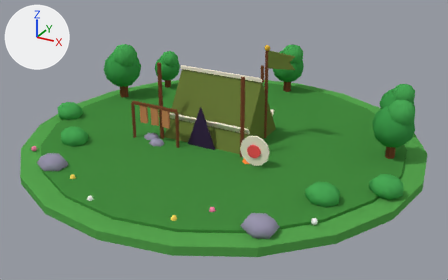
The Blender file blender/models/bld_chasse_1.blend: old version first, new version second.
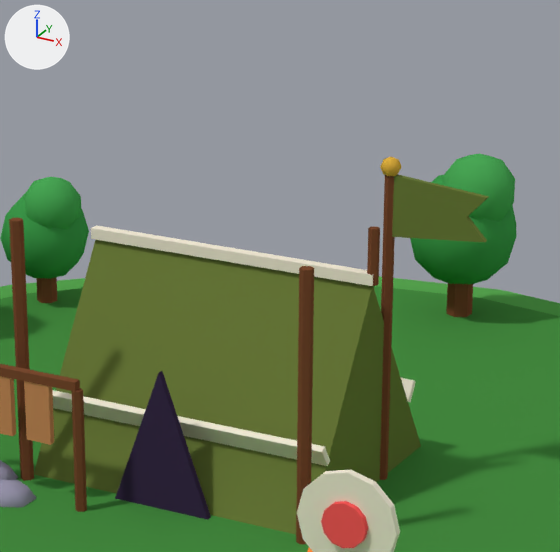
Each version appears first whole from a 50 mm camera at (8.68, -15.75, 7.83) aimed at (0.32, -0.54, 0.22), and next in a close-up on the part from 34% to 71% of the width and 0% to 57% of the height. The lights are fixed; the arrows at upper left show +X, +Y and +Z. The older version's two pictures come first.

Objects in the first close-up: 'box', 'box.001', 'cyl', 'cyl.001', 'cyl.008', 'ground2', 'opening', 'poly', 'sph.007', 'sph.011', 'sph.012', 'tent' and 15 more.
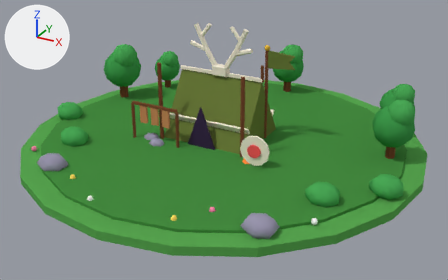
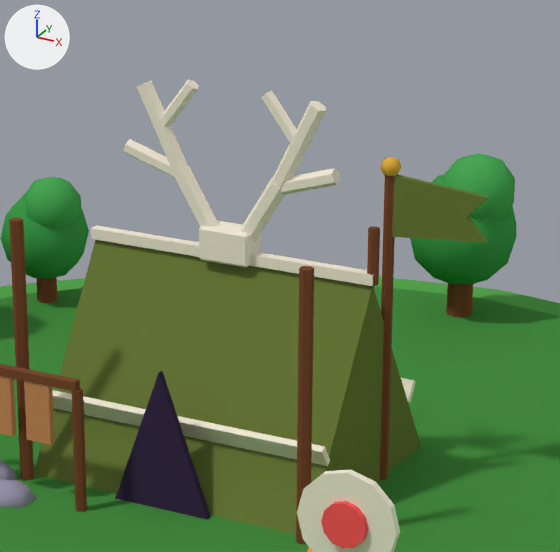
Location of each change, [x1, y1, x2, y2] in pixels of the close-ups (560 x 552 px):
'box.010', recoloured, mesh rescaled, moved (not visible before)
    after: [199, 221, 261, 267]
'rod.005', added (pale yellow)
    after: [273, 101, 326, 188]
'rod.001', added (pale yellow)
    after: [136, 80, 188, 172]
'rod', added (pale yellow)
    after: [173, 165, 219, 227]
'rod.004', added (pale yellow)
    after: [240, 177, 285, 243]
'rod.006', added (pale yellow)
    after: [279, 168, 341, 194]
'rod.002', added (pale yellow)
    after: [124, 139, 175, 177]
'rod.003', added (pale yellow)
    after: [161, 79, 199, 127]
'rod.007', added (pale yellow)
    after: [261, 90, 297, 144]

The change in detail:
me_box_010 is used by ob_box_010; location (0.0, -3.6, 0.0).
me_box_010 had 8 vertices, 6 faces and spanned x -0.8..0.8, y -1.6..1.6, z 0.0..0.06.
me_box_010 no longer uses material mat_m_c9a86a (orange #c9a86a).
me_box_010 now has 8 vertices, 6 faces and spans x -0.25..0.25, y -0.14..0.14, z 0.0..0.31.
me_box_010 part 1: the whole mesh is scaled about the mesh origin by (0.309, 0.0844, 5.1).
me_box_010 gains material mat_m_f2ead6 (pale yellow #f2ead6).
Mesh me_rod_007 is new.
It is a 6-sided cylinder along z spanning x -0.055..0.055, y -0.063..0.063, z 0.0..0.513.
It uses material mat_m_f2ead6 (pale yellow #f2ead6).
Mesh me_rod_006 is new.
It is a 6-sided cylinder along z spanning x -0.062..0.062, y -0.072..0.072, z 0.0..0.612.
It uses material mat_m_f2ead6 (pale yellow #f2ead6).
Mesh me_rod_005 is new.
It is a 6-sided cylinder along z spanning x -0.07..0.07, y -0.081..0.081, z 0.0..0.805.
It uses material mat_m_f2ead6 (pale yellow #f2ead6).
Mesh me_rod_004 is new.
It is a 6-sided cylinder along z spanning x -0.078..0.078, y -0.09..0.09, z 0.0..0.687.
It uses material mat_m_f2ead6 (pale yellow #f2ead6).
Mesh me_rod_002 is new.
It is a 6-sided cylinder along z spanning x -0.062..0.062, y -0.072..0.072, z 0.0..0.612.
It uses material mat_m_f2ead6 (pale yellow #f2ead6).
Mesh me_rod_001 is new.
It is a 6-sided cylinder along z spanning x -0.07..0.07, y -0.081..0.081, z 0.0..0.805.
It uses material mat_m_f2ead6 (pale yellow #f2ead6).
Object 'box.010' (ob_box_010) moves from (0.0, -3.6, 0.0) to (-0.2, 0.2, 2.0).
Object 'rod.007' (ob_rod_007) is new; it shows me_rod_007.
Its location is (0.475, 0.2, 3.125).
Its rotation in degrees is (38, 0, -90).
Object 'rod.006' (ob_rod_006) is new; it shows me_rod_006.
Its location is (0.25, 0.2, 2.72).
Its rotation in degrees is (73, 0, 90).
Object 'rod.005' (ob_rod_005) is new; it shows me_rod_005.
Its location is (0.295, 0.2, 2.765).
Its rotation in degrees is (27, 0, 90).
Object 'rod.004' (ob_rod_004) is new; it shows me_rod_004.
Its location is (-0.065, 0.2, 2.18).
Its rotation in degrees is (32, 0, 90).
Object 'rod.003' (ob_rod_003) is new; it shows a copy of me_rod_007.
Its location is (-0.875, 0.2, 3.125).
Its rotation in degrees is (38, 0, 90).
Object 'rod.002' (ob_rod_002) is new; it shows me_rod_002.
Its location is (-0.65, 0.2, 2.72).
Its rotation in degrees is (73, 0, -90).
Object 'rod.001' (ob_rod_001) is new; it shows me_rod_001.
Its location is (-0.695, 0.2, 2.765).
Its rotation in degrees is (27, 0, -90).
Object 'rod' (ob_rod) is new; it shows a copy of me_rod_004.
Its location is (-0.335, 0.2, 2.18).
Its rotation in degrees is (32, 0, -90).
